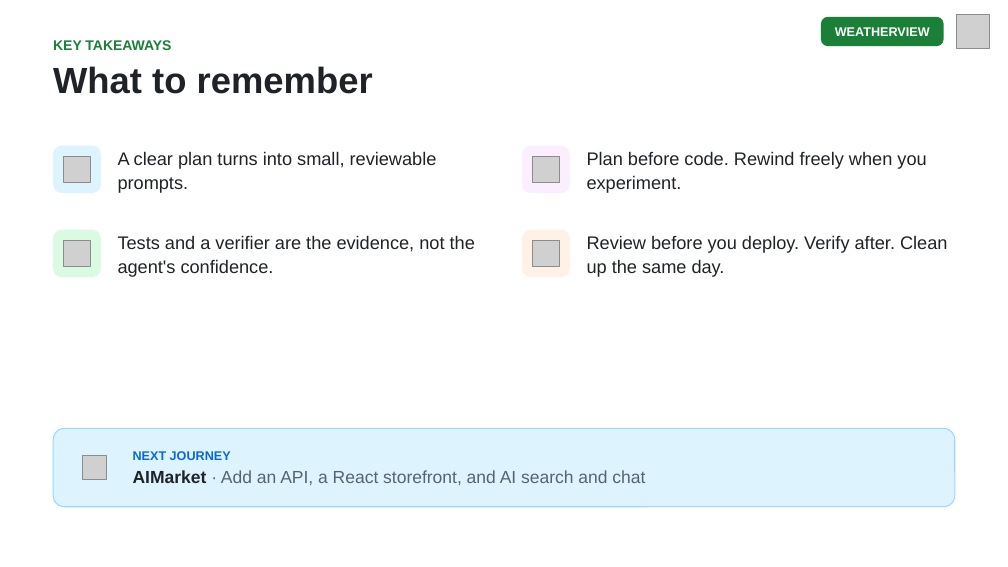
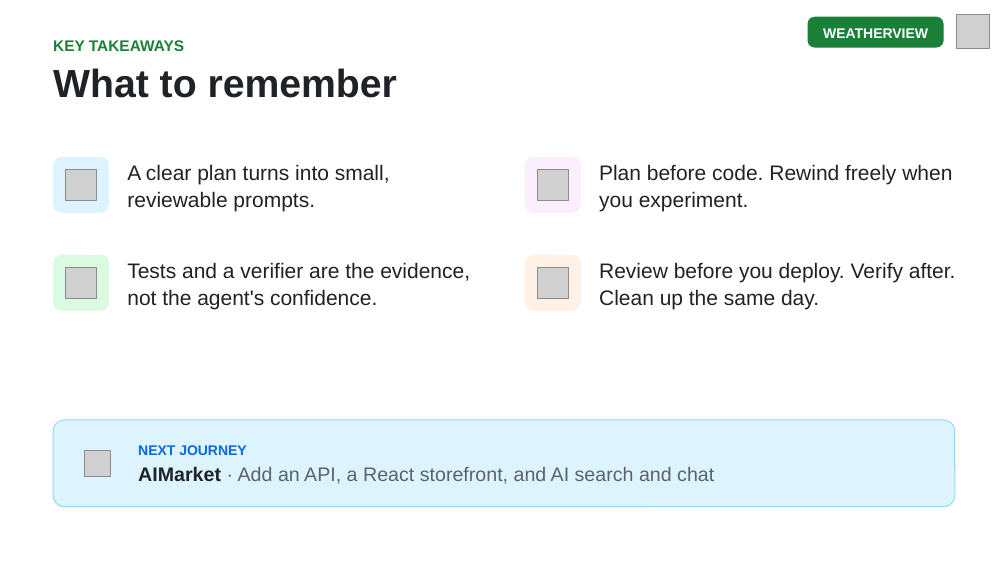
Before and after one commit to DanWahlin/agentic-journeys, a slide deck: slide 24 of slides/01-weather-view.pptx. Drawn at 1008x567 pixels with LibreOffice and Linux fonts; fonts in the diff are those of the drawing; grey boxes stand for pictures. Boxes give left, top, right and bottom in pixels: in the first picture for what was removed or moved away, otherwise in the second. Text is boxed around its words. In the diff, an @@ line names an element or a change of style, - is before the commit and + after.

```diff
--- a/slides/01-weather-view.pptx
+++ b/slides/01-weather-view.pptx
@@ rounded rectangle: place and size @@
-rounded rectangle at (821,17,943,46)
+rounded rectangle at (807,17,943,48)
@@ text "WEATHERVIEW": place and size @@
-text "WEATHERVIEW" at (835,27,930,36)
+text "WEATHERVIEW" at (823,28,928,38)
@@ text "WEATHERVIEW" at (823,28,928,38): size 9 to 10 pt @@
@@ text "KEY TAKEAWAYS" at (53,40,184,51): size 10 to 11 pt @@
@@ text "What to remember" at (53,68,397,98): size 26 to 28 pt; line spacing 31pt to 33pt @@
@@ rounded rectangle: place and size @@
-rounded rectangle at (53,145,101,193)
+rounded rectangle at (53,157,110,214)
@@ picture: place and size @@
-picture at (64,156,90,182)
+picture at (66,169,97,201)
@@ text "A clear plan turns into ...": place and size @@
-text "A clear plan turns into ..." at (118,151,437,193)
+text "A clear plan turns into ..." at (127,164,390,211)
@@ rounded rectangle: place and size @@
-rounded rectangle at (522,145,570,193)
+rounded rectangle at (525,157,582,214)
@@ picture: place and size @@
-picture at (532,156,558,182)
+picture at (537,169,569,201)
@@ text "Plan before code. Rewind freely ...": place and size @@
-text "Plan before code. Rewind freely ..." at (587,151,926,193)
+text "Plan before code. Rewind freely ..." at (599,164,952,211)
@@ rounded rectangle: place and size @@
-rounded rectangle at (53,230,101,277)
+rounded rectangle at (53,255,110,311)
@@ picture: place and size @@
-picture at (64,240,90,266)
+picture at (66,267,97,298)
@@ text "Tests and a verifier are ...": place and size @@
-text "Tests and a verifier are ..." at (118,235,475,277)
+text "Tests and a verifier are ..." at (127,262,470,309)
@@ proportions changed in 7 elements at (53,420,955,507), (807,17,943,48), (74,439,121,487), (53,157,110,214), (525,157,582,214), (53,255,110,311), (525,255,582,311) @@
@@ rounded rectangle: place and size @@
-rounded rectangle at (522,230,570,277)
+rounded rectangle at (525,255,582,311)
@@ picture: place and size @@
-picture at (532,240,558,266)
+picture at (537,267,569,298)
@@ size 13 to 15 pt; line spacing 17pt to 19pt in 4 elements at (127,164,390,211), (599,164,952,211), (127,262,470,309), (599,262,956,309) @@
@@ text "Review before you deploy. Verify ...": place and size @@
-text "Review before you deploy. Verify ..." at (587,235,947,277)
+text "Review before you deploy. Verify ..." at (599,262,956,309)
@@ rounded rectangle: place and size @@
-rounded rectangle at (53,428,955,507)
+rounded rectangle at (53,420,955,507)
@@ rounded rectangle: place and size @@
-rounded rectangle at (74,447,116,489)
+rounded rectangle at (74,439,121,487)
@@ text "NEXT JOURNEY" at (138,445,247,455): size 9 to 10 pt @@
@@ picture: place and size @@
-picture at (83,456,107,480)
+picture at (85,451,111,477)
@@ text "AIMarket · Add an API, ..." at (138,466,714,484): size 12.5 to 14 pt @@
```
Also in this commit, not shown: 23 other slides changed, 7 other files.
